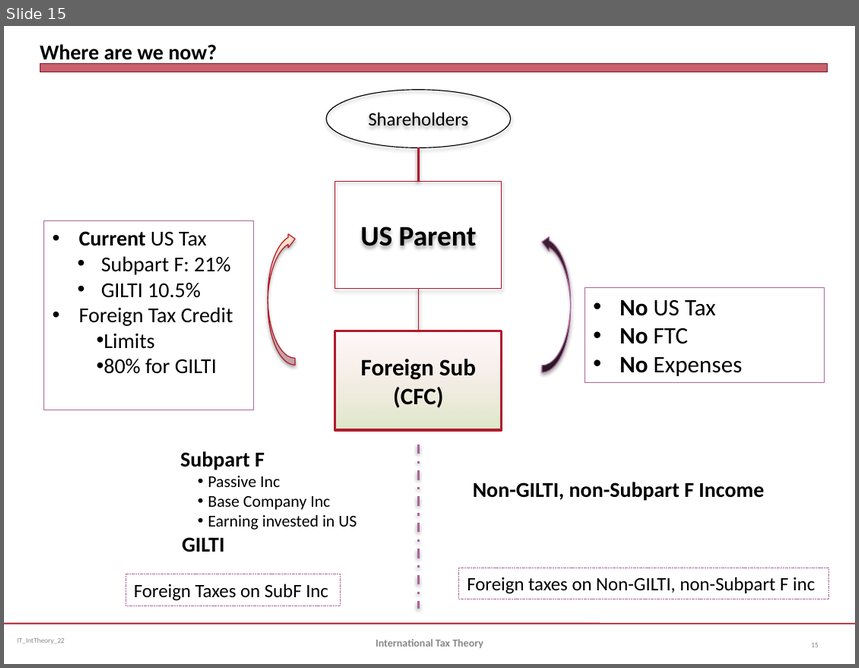
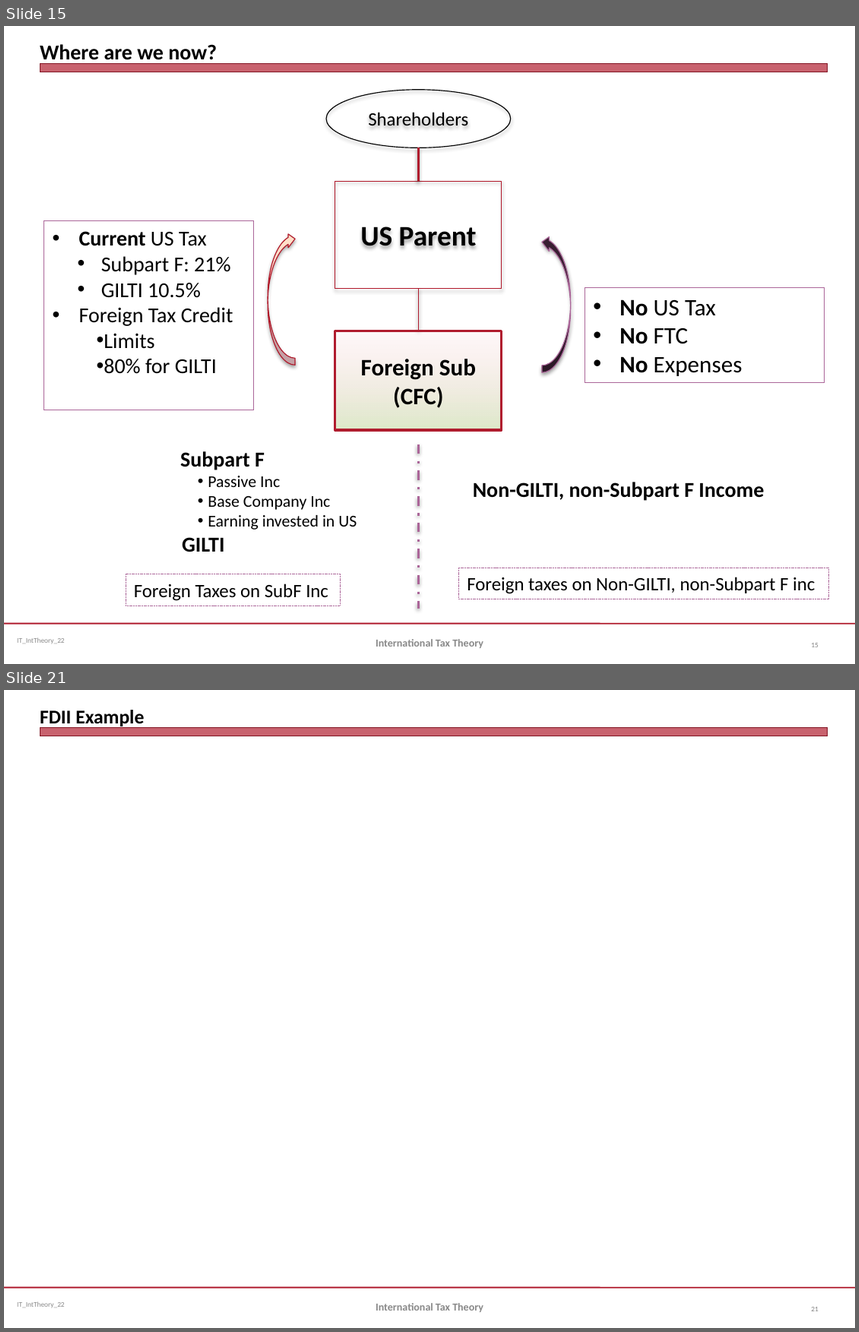
Before and after one commit to jmc877/International-Tax, a slide deck: irspractice/IT_Int_Theory_22.pptx. Shown one above the other, each under a label of ours: slide 15 before the commit, slides 15 and 21 after it; the slides between them are not shown. The pictures are 859x668 and 859x1332 pixels, drawn with LibreOffice and Linux fonts; fonts in the diff are those of the drawing; grey boxes stand for pictures. Boxes give left, top, right and bottom in pixels: in the first picture for what was removed or moved away, otherwise in the second. Text is boxed around its words. In the diff, an @@ line names an element or a change of style, - is before the commit and + after.

```diff
--- a/irspractice/IT_Int_Theory_22.pptx
+++ b/irspractice/IT_Int_Theory_22.pptx
@@ slide 21 added at <box>4,690,855,1328</box>, background #FFFFFF; not listed: 3 template elements that a slide beside it also shows @@
@@ title added at <box>40,710,144,728</box>, 16.5 pt, text #000000, bold @@
+FDII Example
@@ text added at <box>376,1303,484,1312</box>, 9 pt, text #898989, bold @@
+International Tax Theory
@@ page number added at <box>811,1307,818,1312</box>, 6 pt, text #808080 @@
+21
```
Also in this commit, not shown: 5 other slides added, 2 other files.
